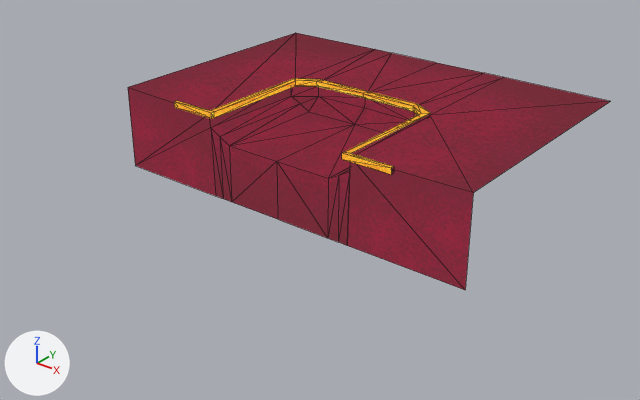
Renders of the glTF model Projects/bouncy-dices-3d/assets/meshes/table.glb from each side of a commit.
Both versions are drawn from a 50 mm camera at (8.31, -10.33, 5.38) aimed at (0.16, -0.14, -0.94). The axes (+X, +Y, +Z) are drawn at lower left. The lights are the same throughout. The older version comes first. Mesh edges are drawn as thin lines. Vertices at exactly the same position are counted once.

In view in the first picture: 'Table'.
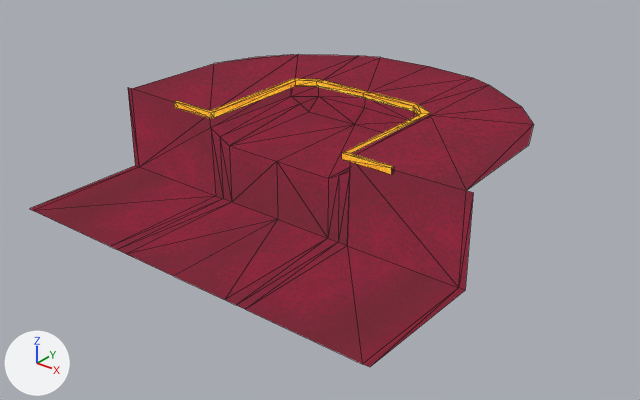
Where the change shows, as pixel boxes (x1, y1, x2, y2) in the pictures (640 x 400 px):
'Table', reshaped (22% taller): before (128, 33, 611, 290); after (30, 54, 533, 367)
part 1 of me_plane, built on: before (128, 33, 611, 290); after (30, 54, 533, 367)
part 2 of me_plane, surface changed: before (351, 49, 503, 87); after (351, 56, 488, 87)

Patch to the scene script:
```diff
--- a/Projects/bouncy-dices-3d/assets/meshes/table.glb.py
+++ b/Projects/bouncy-dices-3d/assets/meshes/table.glb.py
@@ me_plane @@
 # used by ob_table; location = (0.0, 0.0, 0.0)
-me_plane.from_pydata(...)  # 87 vertices, 142 faces; spans x -3.39..3.39, y -1.07..3.54, z -1.0..0.5
+me_plane.from_pydata(...)  # 106 vertices, 170 faces; spans x -3.39..3.39, y -3.23..3.25, z -1.0..0.5
+# me_plane part 1
+# 2 vertices are removed from x -3.39..3.39, y 3.49, z 0.47
+# 11 faces are deleted
+# 5 vertices move from x -1.4..1.4, y 3.54, z 0.47 to x -1.4..1.4, y 3.0..3.25, z 0.47
+# 12 vertices are added at x -3.28..3.28, y -3.23..2.35, z -1.0..0.47
+# 9 new vertices lie (0.0, -2.23, 0.0) away from vertices in x -3.39..3.39, y -1.0, z -1.0
+# 39 new faces join them
+# me_plane part 2: 8 kept faces spanning x -1.4..1.4, y 1.11..3.25, z 0.46..0.47 get new texture (UV) coordinates
 me_plane.materials.append(mat_material)
```
